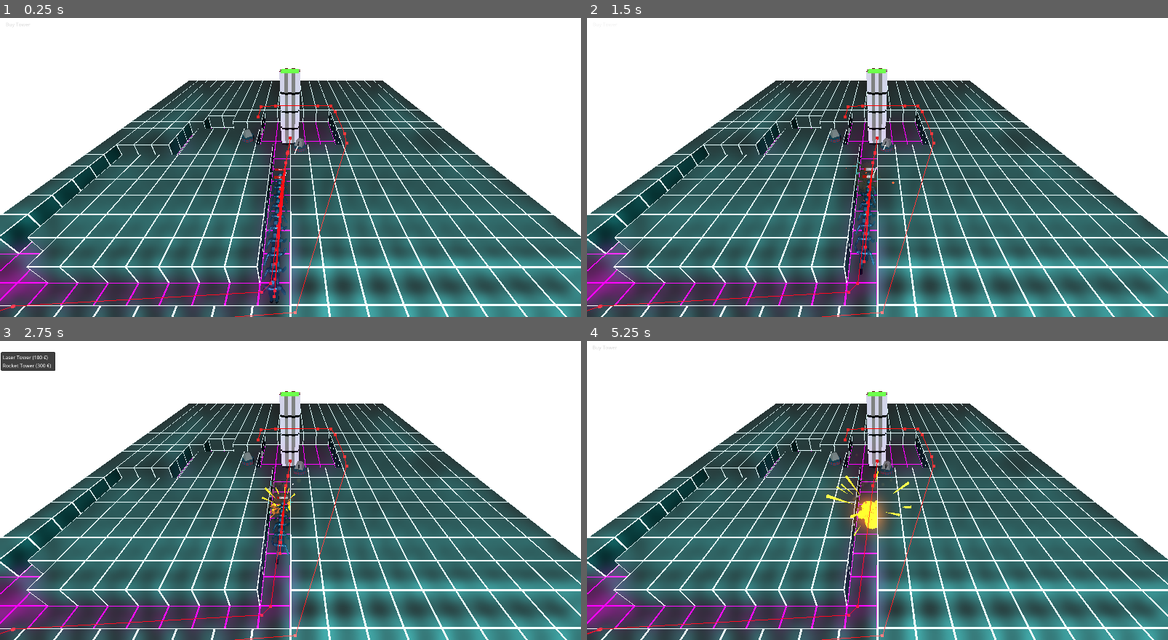
Above: before the commit, frames 1-4 (two rows, left to right).
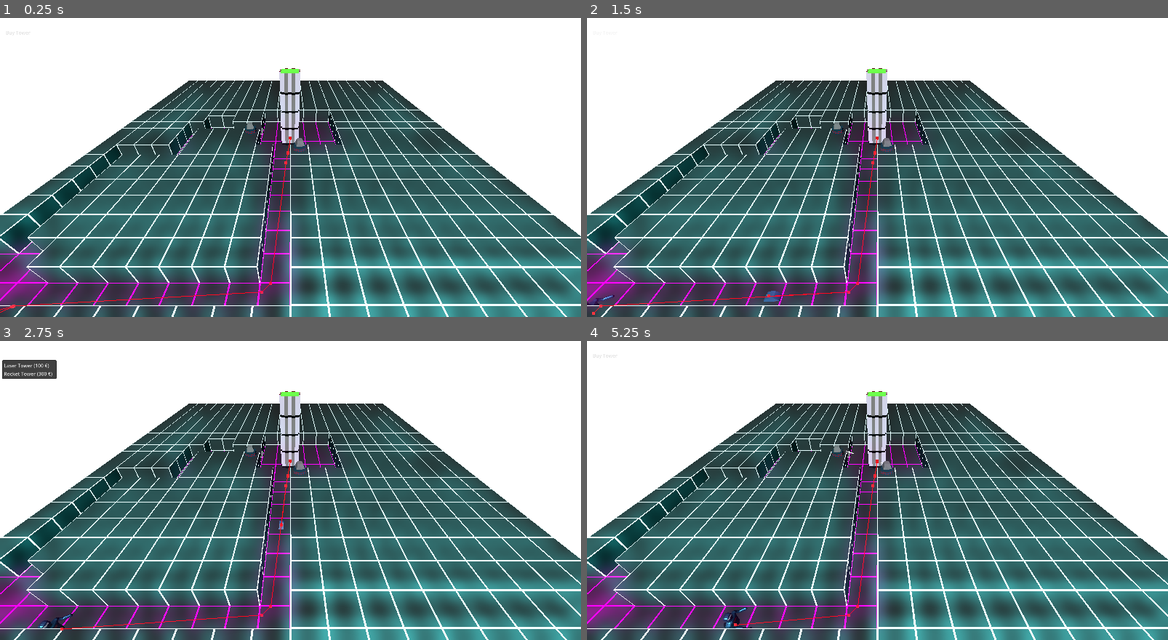
Above: after the commit, the same moments.

Repository: StefanHolst/LD57
Game: Godot game, scene res://Game.tscn
Same seed, same stepped clock (60 frames per second), same inputs: the game is played once before the commit and once after it.
Inputs (mouse positions are in pixels of both pictures, inside the frame that each line leads up to):
- Up to frame 1 (0.25 s): no input
- Up to frame 2 (1.5 s): click "Buy Tower" at 0.5 s; click "Buy Tower" at 1.25 s
- Up to frame 3 (2.75 s): click "Buy Tower" at 2 s
- Up to frame 4 (5.25 s): move the mouse to (1005, 460) at 2.77 s; click (1005, 460) at 2.92 s; move the mouse to (761, 493) at 3.52 s; click (761, 493) at 3.67 s; move the mouse to (935, 403) at 4.27 s; click (935, 403) at 4.42 s; move the mouse to (848, 541) at 5.02 s; click (848, 541) at 5.17 s

The runs differ from the first frame. In frame 1, 1.2% of the frame differs, in the area x 0-60%, y 1-100%; in frame 2, 1.1%; in frame 3, 1.6%, in the area x 0-60%, y 3-100%; in frame 4, 1.6%.

Commit message:
Added store

Diff:
--- a/Map/IngameMenu.tscn
+++ b/Map/IngameMenu.tscn
@@ -30,9 +30,20 @@
 
 [node name="Label" type="Label" parent="HBoxContainer/VBoxContainer/Stats/HBoxContainer"]
 layout_mode = 2
+text = "€:"
+
+[node name="Money" type="Label" parent="HBoxContainer/VBoxContainer/Stats/HBoxContainer"]
+layout_mode = 2
+text = "0"
+
+[node name="HBoxContainer3" type="HBoxContainer" parent="HBoxContainer/VBoxContainer/Stats"]
+layout_mode = 2
+
+[node name="Label" type="Label" parent="HBoxContainer/VBoxContainer/Stats/HBoxContainer3"]
+layout_mode = 2
 text = "Units Killed:"
 
-[node name="UnitsKilled" type="Label" parent="HBoxContainer/VBoxContainer/Stats/HBoxContainer"]
+[node name="UnitsKilled" type="Label" parent="HBoxContainer/VBoxContainer/Stats/HBoxContainer3"]
 layout_mode = 2
 text = "0"
 
@@ -50,11 +61,6 @@
 [node name="HSeparator" type="HSeparator" parent="HBoxContainer/VBoxContainer/Stats"]
 layout_mode = 2
 
-[node name="MenuButton" type="MenuButton" parent="HBoxContainer/VBoxContainer/Stats"]
+[node name="BuyMenu" type="MenuButton" parent="HBoxContainer/VBoxContainer/Stats"]
 layout_mode = 2
 text = "Buy Tower"
-item_count = 2
-popup/item_0/text = "Laser Tower (100 €)"
-popup/item_0/id = 0
-popup/item_1/text = "Rocket Tower (300 €)"
-popup/item_1/id = 1
--- a/Map/Map.gd
+++ b/Map/Map.gd
@@ -25,23 +25,31 @@
 
 	# Create test towers
 	var tower1 = LaserTower.new()
-	tower1.position = Vector3(1, 3, 5)
+	tower1.position = convertVector(Vector3(0, 1, 2))
 	towers.append(tower1)
 	var tower2 = LaserTower.new()
-	tower2.position = Vector3(-5, 3, 3)
+	tower2.position = convertVector(Vector3(-3, 1, 0))
 	towers.append(tower2)
-#
+
+	var spawn_point = convertVector(Vector3(-10, 1, 10))
+
 	## Create test units
-	for i in range(0, 10):
+	for i in range(0, 1):
 		var unit = soldierScene.instantiate()
-		unit.position = Vector3(-1, 3, 10 + i)
+		unit.position = spawn_point
 		unit.target = target
 		units.append(unit)
-	for i in range(0, 10):
+	for i in range(0, 1):
 		var unit = tankScene.instantiate()
-		unit.position = Vector3(-21, 5 + i, 26)
+		unit.position = spawn_point
 		unit.target = target
 		units.append(unit)
+
+func convertVector(v: Vector3) -> Vector3:
+	var x2 = v.x * 2 + 1
+	var y2 = v.y * 2 + 1
+	var z2 = v.z * 2 + 1
+	return Vector3(x2, y2, z2)
 
 func add_to_scene():
 	for f in map_floor:
@@ -62,6 +70,7 @@
 	units.erase(unit)
 	game.remove_child(unit)
 	Player.UnitsKilled += 1
+	Player.Money += unit.sell_value
 
 func move_units(_delta: float) -> void:
 	if (route.size() == 0):
--- a/Player.gd
+++ b/Player.gd
@@ -1,12 +1,38 @@
 extends Node
 
 var IngameMenu: Node2D
+var _moneyLabel: Label
 var _unitKilledLabel: Label
 var _shotsFiredLabel: Label
+var _buyMenu: PopupMenu
+
+var store = [
+	{
+		"title": "Laser Tower (100 €)",
+		"price": 100
+	},
+	{
+		"title": "Rocket Tower (300 €)",
+		"price": 300
+	}
+]
 
 func ready():
+	_moneyLabel = IngameMenu.find_child("Money")
+	_moneyLabel.text = str(Money)
 	_unitKilledLabel = IngameMenu.find_child("UnitsKilled")
+	_unitKilledLabel.text = str(UnitsKilled)
 	_shotsFiredLabel = IngameMenu.find_child("ShotsFired")
+	_shotsFiredLabel.text = str(ShotsFired)
+	var menu = IngameMenu.find_child("BuyMenu") as MenuButton
+	_buyMenu = menu.get_popup()
+	_setupMenu()
+
+func _setupMenu():
+	_buyMenu.connect("id_pressed", Callable(self, "_on_buy"))
+	for i in range(0, store.size()):
+		var item = store[i]
+		_buyMenu.add_item(item["title"], i)
 
 var _money: float = 1000.0
 var Money: float :
@@ -14,6 +40,7 @@
 		return _money
 	set(value):
 		_money = value
+		_moneyLabel.text = str(value)
 
 var _health: int = 5
 var Health: int:
@@ -29,7 +56,6 @@
 	set(value):
 		_unit_killed = value
 		_unitKilledLabel.text = str(value)
-
 var _shots_fired: int = 0
 var ShotsFired : int :
 	get:
@@ -37,3 +63,9 @@
 	set(value):
 		_shots_fired = value
 		_shotsFiredLabel.text = str(value)
+
+func _on_buy(id):
+	var item = store[id]
+	var price = item["price"]
+	if Money >= price:
+		Money -= price
--- a/Units/Tank.gd
+++ b/Units/Tank.gd
@@ -14,7 +14,7 @@
 func _init() -> void:
 	max_health = 1000
 	health = max_health
-	speed = 1
+	speed = 10
 
 	upgrade_cost = 50
 	upgrade_health = 20
Not shown: 1 places in Map/terrain1.tscn that only renumber resources
